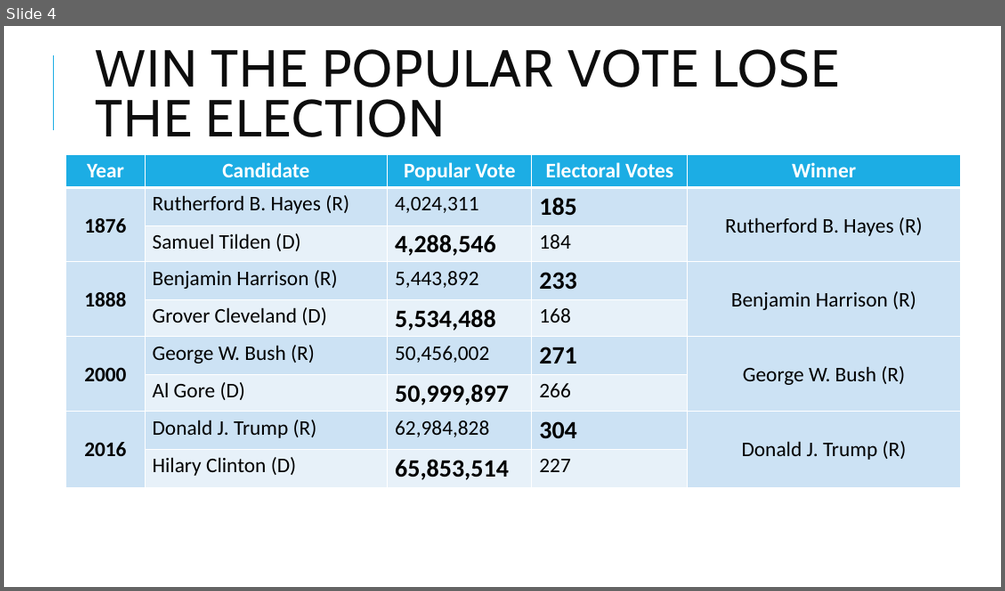
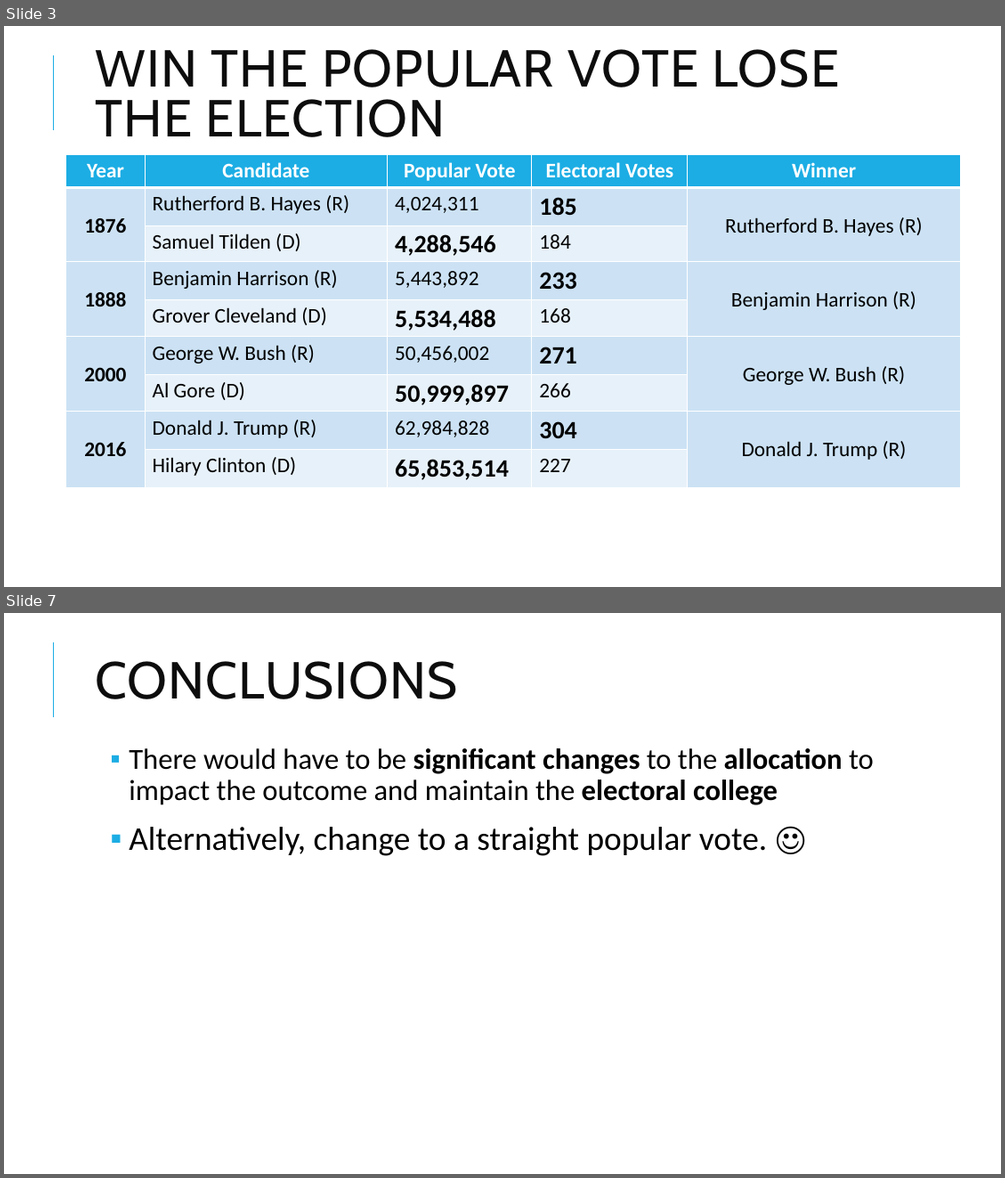
Before and after one commit to ta-data-mexpt/project-dataviz, a slide deck: project-dataviz.pptx. Shown one above the other, each under a label of ours: slide 4 before the commit, slides 3 and 7 after it; the slides between them are not shown. The pictures are 1005x591 and 1005x1178 pixels, drawn with LibreOffice and Linux fonts; fonts in the diff are those of the drawing. Boxes give left, top, right and bottom in pixels: in the first picture for what was removed or moved away, otherwise in the second. Text is boxed around its words. In the diff, an @@ line names an element or a change of style, - is before the commit and + after.

Commit message:
updates slides an alternative solution

```diff
--- a/project-dataviz.pptx
+++ b/project-dataviz.pptx
@@ slide 7 added at (4,613,1001,1174), background #FFFFFF; not listed: 1 template element that a slide beside it also shows @@
@@ title added at (95,661,457,699), 50 pt, text #0D0D0D @@
+CONCLUSIONS
@@ text added at (129,748,874,856), 28 pt, text #000000 @@
+▪ There would have to be significant changes to the allocation to impact the outcome and maintain the electoral college
+▪ Alternatively, change to a straight popular vote. ☺
@@ what was slide 4 is now slide 3 @@
```
Also in this commit, not shown: 3 slides changed, 1 other slide added, 1 slide removed, 1 other file.
